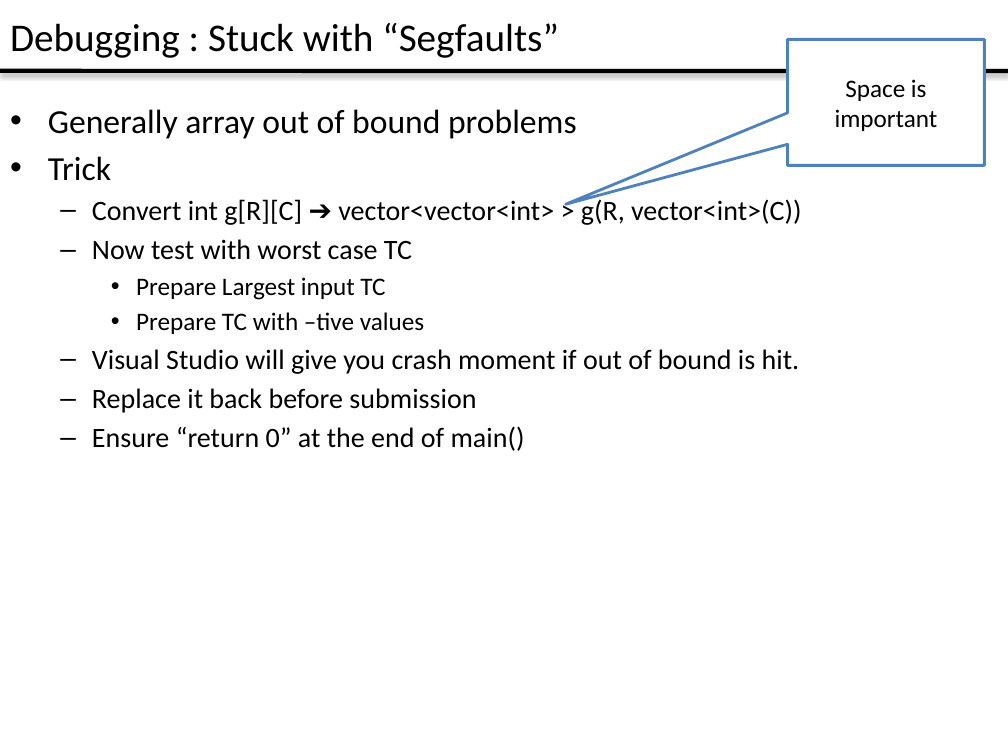
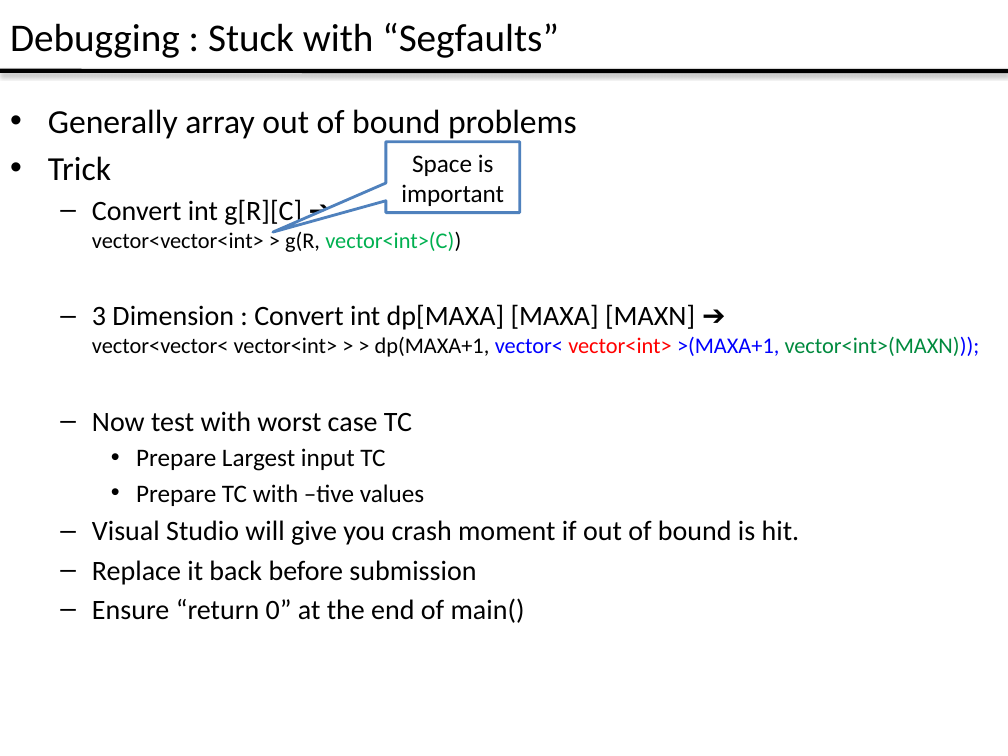
Before and after one commit to LiveLetLive/Algorithms, a slide deck: slide 9 of Reading_Material/Algo_Tricks.pptx. Drawn at 1008x756 pixels with LibreOffice and Linux fonts; fonts in the diff are those of the drawing. Boxes give left, top, right and bottom in pixels: in the first picture for what was removed or moved away, otherwise in the second. Text is boxed around its words. In the diff, an @@ line names an element or a change of style, - is before the commit and + after.

```diff
--- a/Reading_Material/Algo_Tricks.pptx
+++ b/Reading_Material/Algo_Tricks.pptx
@@ speech box "Space is important" resized from (x1=787, y1=39, x2=984, y2=165) to (x1=386, y1=142, x2=520, y2=213) @@
@@ speech box "Space is important" at (x1=386, y1=142, x2=520, y2=213): proportions changed @@
@@ text at (x1=92, y1=199, x2=461, y2=252): size 20 to 16 pt in "vector<vector<int> > g(R, vector<int>(C))"; text colour #000000 to #00B050 in "vector<int>(C))" @@
@@ text at (x1=92, y1=304, x2=980, y2=357): paragraph added @@
+  – 3 Dimension : Convert int dp[MAXA] [MAXA] [MAXN] ➔
+    vector<vector< vector<int> > > dp(MAXA+1, vector< vector<int> >(MAXA+1, vector<int>(MAXN)));
```
